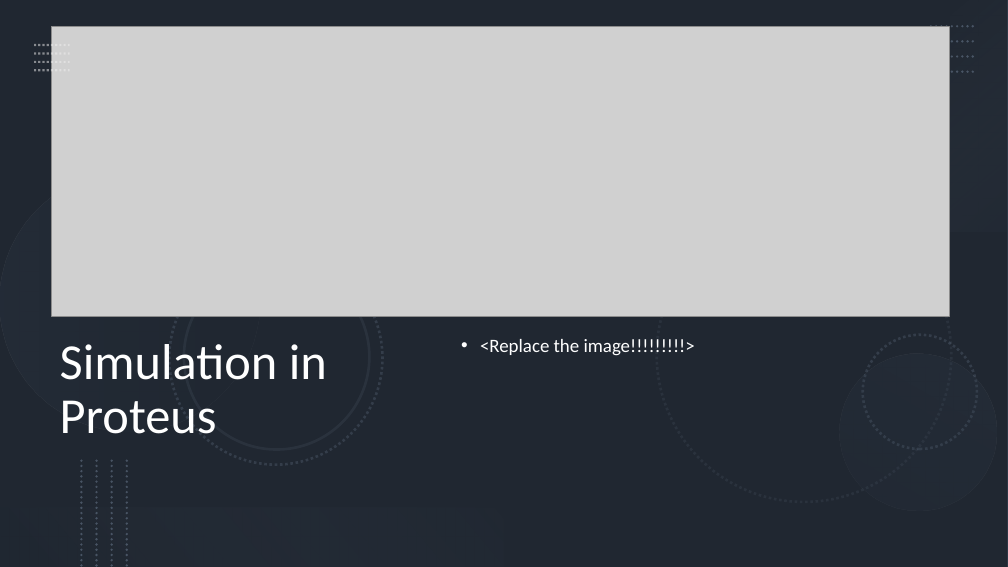
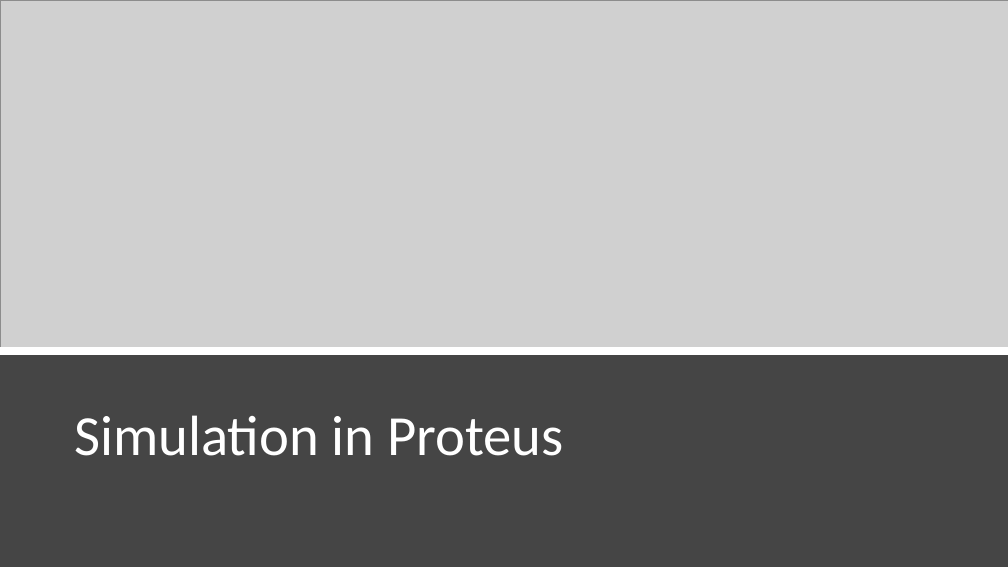
Before and after one commit to Team-Sagittarius-ENTC/Linear-Power-Supply, a slide deck: slide 6 of assignments_material/LPS-progress-review-december_2021.pptx (slide 5 before the commit). Drawn at 1008x567 pixels with LibreOffice and Linux fonts; fonts in the diff are those of the drawing; grey boxes stand for pictures. Boxes give left, top, right and bottom in pixels: in the first picture for what was removed or moved away, otherwise in the second. Text is boxed around its words. In the diff, an @@ line names an element or a change of style, - is before the commit and + after.

```diff
--- a/assignments_material/LPS-progress-review-december_2021.pptx
+++ b/assignments_material/LPS-progress-review-december_2021.pptx
@@ background #FFFFFF to #454545 @@
@@ picture resized from (x1=52, y1=26, x2=950, y2=317) to (x1=0, y1=0, x2=1008, y2=351) @@
@@ rectangle removed at (x1=0, y1=0, x2=1008, y2=567) @@
@@ rectangle removed at (x1=0, y1=0, x2=1008, y2=567) @@
@@ rectangle removed at (x1=950, y1=0, x2=1008, y2=231) @@
@@ group removed at (x1=34, y1=45, x2=70, y2=70): 4 lines @@
@@ group removed at (x1=931, y1=26, x2=976, y2=72): 4 lines @@
@@ group removed at (x1=0, y1=172, x2=1008, y2=539): 6 ellipses @@
@@ line added from (0, 351) to (1008, 351), #FFFFFF 8 pt @@
@@ text removed at (x1=480, y1=339, x2=695, y2=356) @@
-• <Replace the image!!!!!!!!!>
@@ title "Simulation in Proteus" moved from (x1=60, y1=344, x2=327, y2=434) to (x1=74, y1=415, x2=563, y2=456) @@
@@ title "Simulation in Proteus" at (x1=74, y1=415, x2=563, y2=456): size 48 to 54 pt; vertical alignment top to bottom @@
@@ group removed at (x1=82, y1=461, x2=127, y2=567): 4 lines @@
@@ rectangle removed at (x1=0, y1=508, x2=504, y2=567) @@
```
Also in this commit, not shown: 1 other slide changed, 1 slide added, 1 other file.
